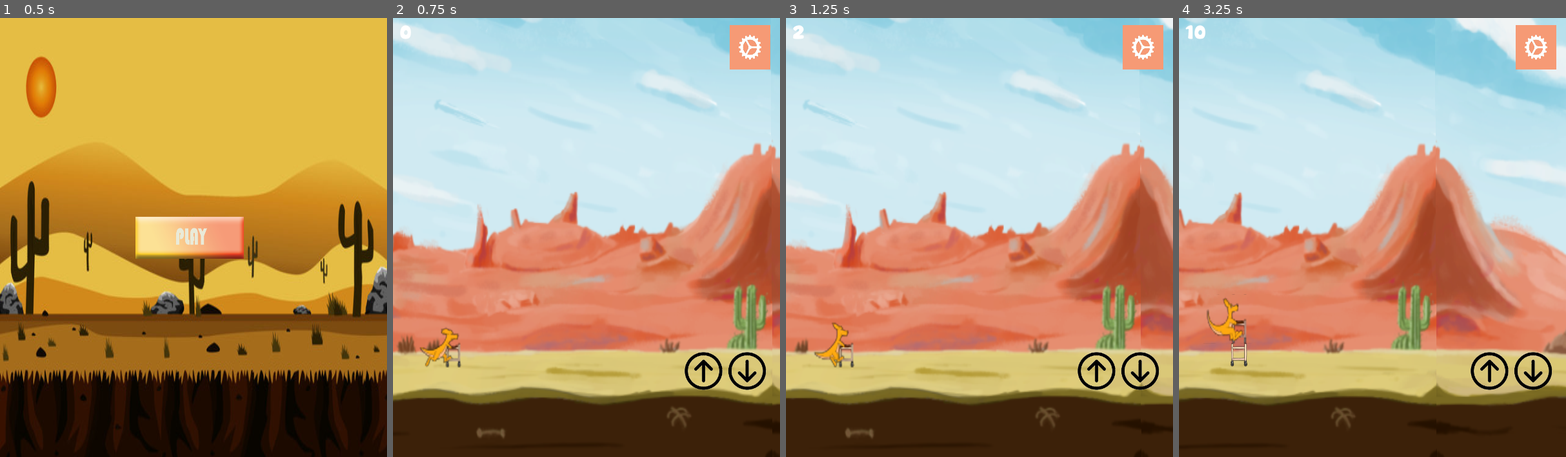
Above: before the commit, frames 1-4 (left to right).
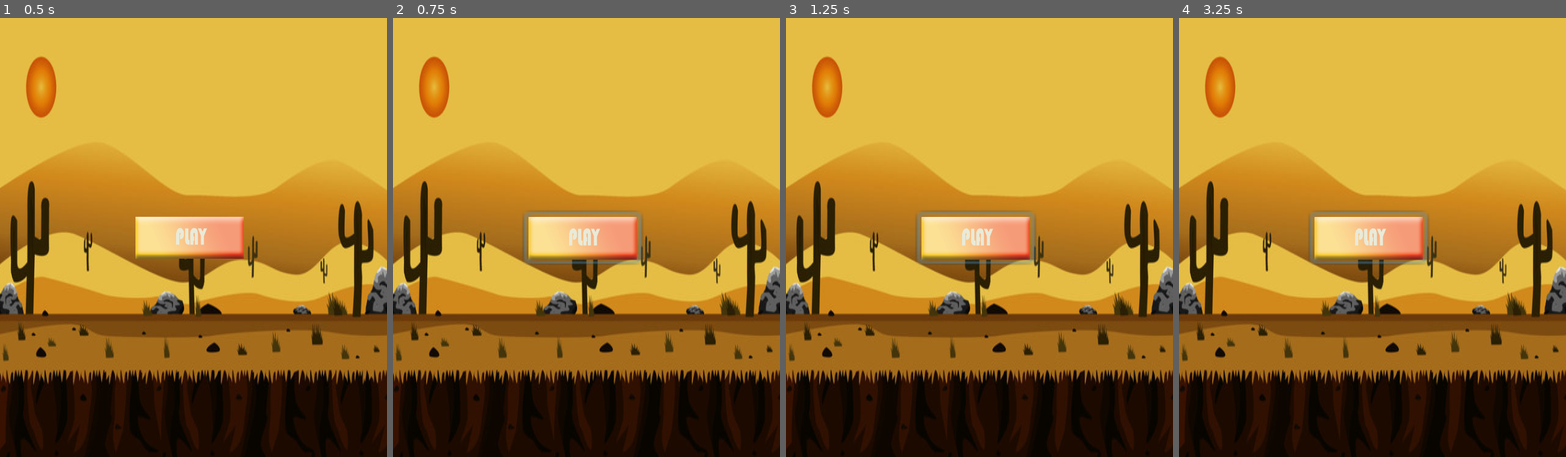
Above: after the commit, the same moments.

Repository: 10xyz-coder/kangaroo-endless-run
Game: Godot game, scene res://Main_Menu.tscn
The game is run twice, just before and just after one commit, with the same random seed, the same clock (stepped at 60 frames per second) and the same inputs.
Inputs (mouse positions are in pixels of both pictures, inside the frame that each line leads up to):
- Up to frame 1 (0.5 s): no input
- Up to frame 2 (0.75 s): click (582, 237) at 0.5 s
- Up to frame 3 (1.25 s): no input
- Up to frame 4 (3.25 s): click (1368, 237) at 1.27 s; hold Up (ui_up) 2.03-2.78 s; hold Down (ui_down) from 2.78 s (still down)

Frame 1 is identical in both runs. In frame 2, 97% of the frame differs, in the area x 0-100%, y 0-100%; in frame 3, 97%; in frame 4, 97%.

Commit message:
! IMP Player Node

Diff:
--- a/Player.tscn
+++ b/Player.tscn
@@ -1,8 +1,9 @@
-[gd_scene load_steps=73 format=2]
+[gd_scene load_steps=74 format=2]
 
 [ext_resource path="res://Assets/Spritesheet.png" type="Texture" id=1]
 [ext_resource path="res://Player.gd" type="Script" id=2]
 [ext_resource path="res://Ladder.gd" type="Script" id=3]
+[ext_resource path="res://PlayerTween.gd" type="Script" id=4]
 
 [sub_resource type="AtlasTexture" id=33]
 flags = 4
@@ -318,7 +319,7 @@
 } ]
 
 [sub_resource type="RectangleShape2D" id=1]
-extents = Vector2( 18.625, 39.5 )
+extents = Vector2( 12.125, 39.5 )
 
 [sub_resource type="AtlasTexture" id=63]
 flags = 4
@@ -363,6 +364,9 @@
 [node name="Player" type="KinematicBody2D"]
 script = ExtResource( 2 )
 
+[node name="Tween" type="Tween" parent="."]
+script = ExtResource( 4 )
+
 [node name="Sprite" type="AnimatedSprite" parent="."]
 position = Vector2( 0, 1.5 )
 scale = Vector2( 1.75, 2.40625 )
@@ -372,7 +376,7 @@
 speed_scale = 0.8
 
 [node name="CollisionShape2D2" type="CollisionShape2D" parent="."]
-position = Vector2( 4.625, 1 )
+position = Vector2( 11.125, 1 )
 shape = SubResource( 1 )
 
 [node name="Area2D" type="Area2D" parent="." groups=["player"]]
@@ -458,7 +462,6 @@
 }
 
 [node name="AreaHitbox" type="Area2D" parent="Ladder4" groups=["ladder"]]
-visible = false
 scale = Vector2( 0.85, 1 )
 
 [node name="CollisionShape2D" type="CollisionShape2D" parent="Ladder4/AreaHitbox"]
